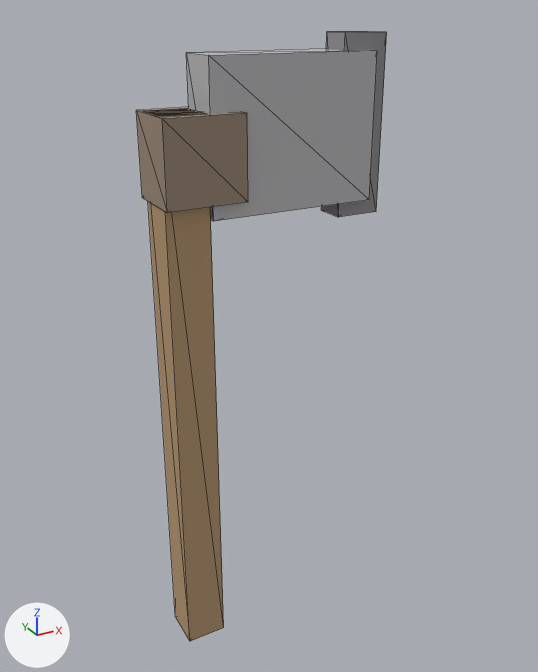
Two versions of the glTF model models/items/stone_axe/model.gltf, one commit apart.
Before and after are seen from a 50 mm camera at (-0.321, -0.801, 0.455) aimed at (0.128, 0.016, 0.047). The axes (+X, +Y, +Z) are drawn at lower left. The lights are the same throughout. The first picture is the older version. Mesh edges are drawn as thin lines. Vertices at exactly the same position are counted once.

In view in the first picture: 'stone_axe'.
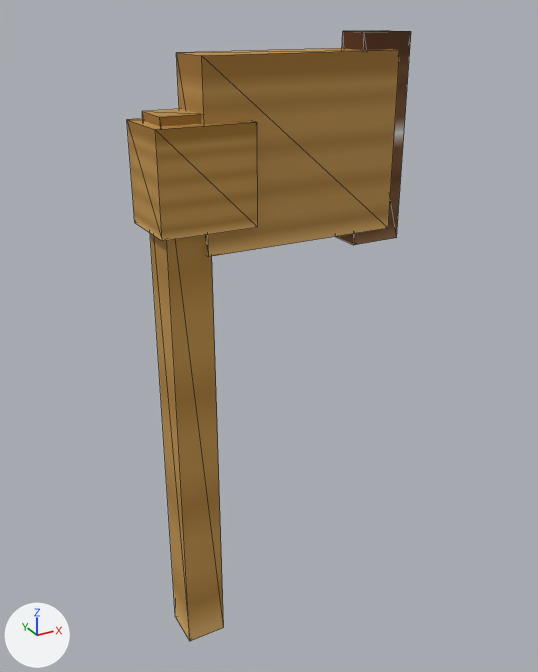
Boxes [x1, y1, x2, y2] around the edits, measured in the pictures (538 x 672 px; the box of a moved part takes in the faces that stretch with it):
'stone_axe', surface changed, reshaped (13% wider): before [136, 31, 387, 641]; after [127, 30, 411, 641]
part 1 of me_stone_axe, moved or reshaped: before [136, 107, 248, 212]; after [127, 118, 258, 241]
part 2 of me_stone_axe, moved or reshaped: before [186, 49, 377, 221]; after [176, 48, 400, 257]
part 3 of me_stone_axe, moved or reshaped: before [321, 31, 387, 217]; after [335, 30, 411, 245]
part 4 of me_stone_axe, surface changed: before [136, 31, 387, 641]; after [127, 30, 411, 641]

The change in detail:
Picture 'diffuse.png' (img_diffuse_png) is new.
In material 'handle' (mat_handle), base_color is no longer (0.463, 0.306, 0.165), brown #b59671.
In material 'handle' (mat_handle), texture is now set to img_diffuse_png.
In material 'binding' (mat_binding), base_color is no longer (0.329, 0.251, 0.188), brown #9b8978.
In material 'binding' (mat_binding), texture is now set to img_diffuse_png.
In material 'head' (mat_head), base_color is no longer (0.502, 0.502, 0.518), light grey #bcbcbf.
In material 'head' (mat_head), texture is now set to img_diffuse_png.
In material 'edge' (mat_edge), base_color is no longer (0.282, 0.282, 0.298), grey #919194.
In material 'edge' (mat_edge), texture is now set to img_diffuse_png.
me_stone_axe is used by ob_stone_axe; location (0.0, 0.0, 0.0).
me_stone_axe had 32 vertices, 48 faces and spanned x -0.03..0.27, y -0.04..0.04, z -0.39..0.43.
me_stone_axe now has 32 vertices, 48 faces and spans x -0.04..0.305, y -0.045..0.045, z -0.39..0.43.
me_stone_axe part 1: the loose piece of 8 vertices spanning x -0.03..0.07, y -0.04..0.04, z 0.25..0.35 is scaled about its middle by (1.2, 1.13, 1.2), then moved by (0.0, 0.0, -0.02).
me_stone_axe part 2: the loose piece of 8 vertices spanning x 0.03..0.25, y -0.03..0.03, z 0.23..0.41 is scaled about its middle by (1.18, 1.17, 1.22), then moved by (0.01, 0.0, -0.02).
me_stone_axe part 3: the loose piece of 8 vertices spanning x 0.21..0.27, y -0.02..0.02, z 0.21..0.43 is scaled about its middle by (1.17, 1.13, 1.18), then moved by (0.03, 0.0, -0.02).
me_stone_axe part 4: texture (UV) coordinates of 48 of 48 faces, centred in x -0.03..0.27, y -0.04..0.04, z -0.39..0.43, changed; they spanned u 0.0..1.0, v 0.0..1.0 and now span u 0.02..0.98, v 0.77..0.98.
